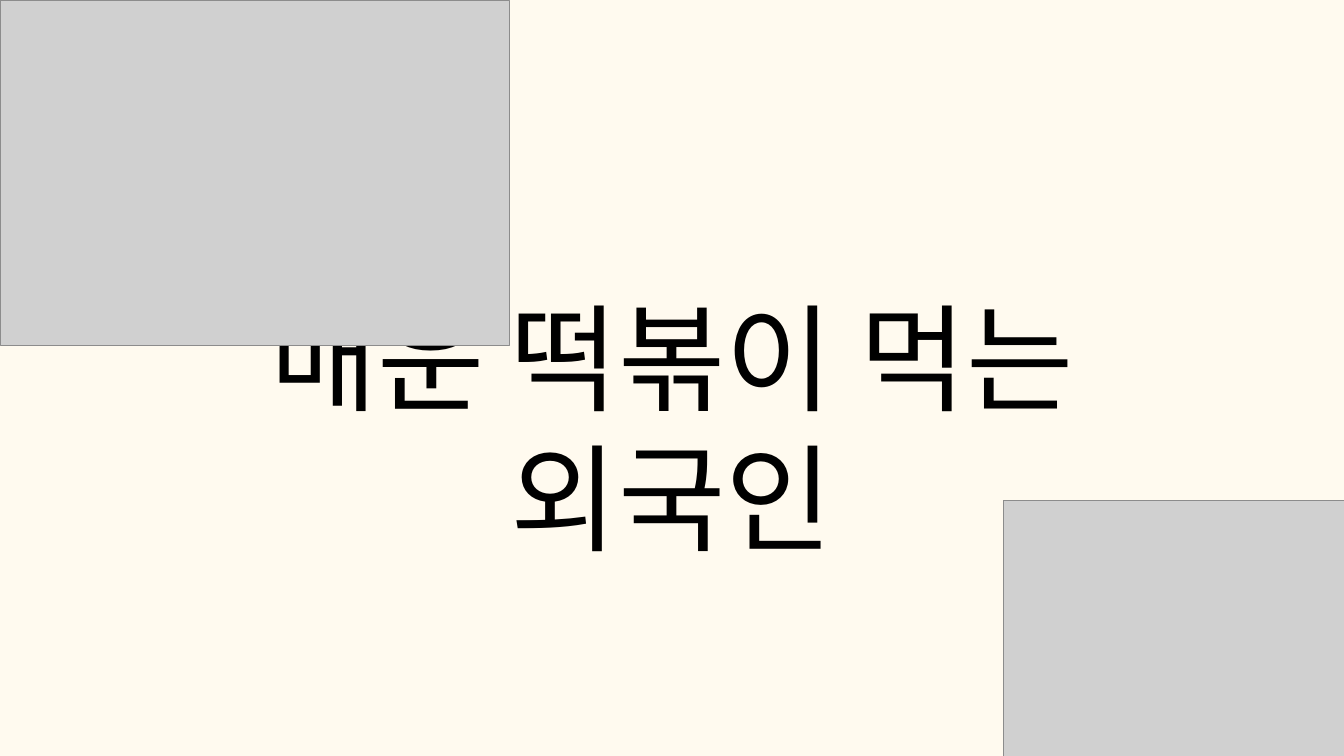
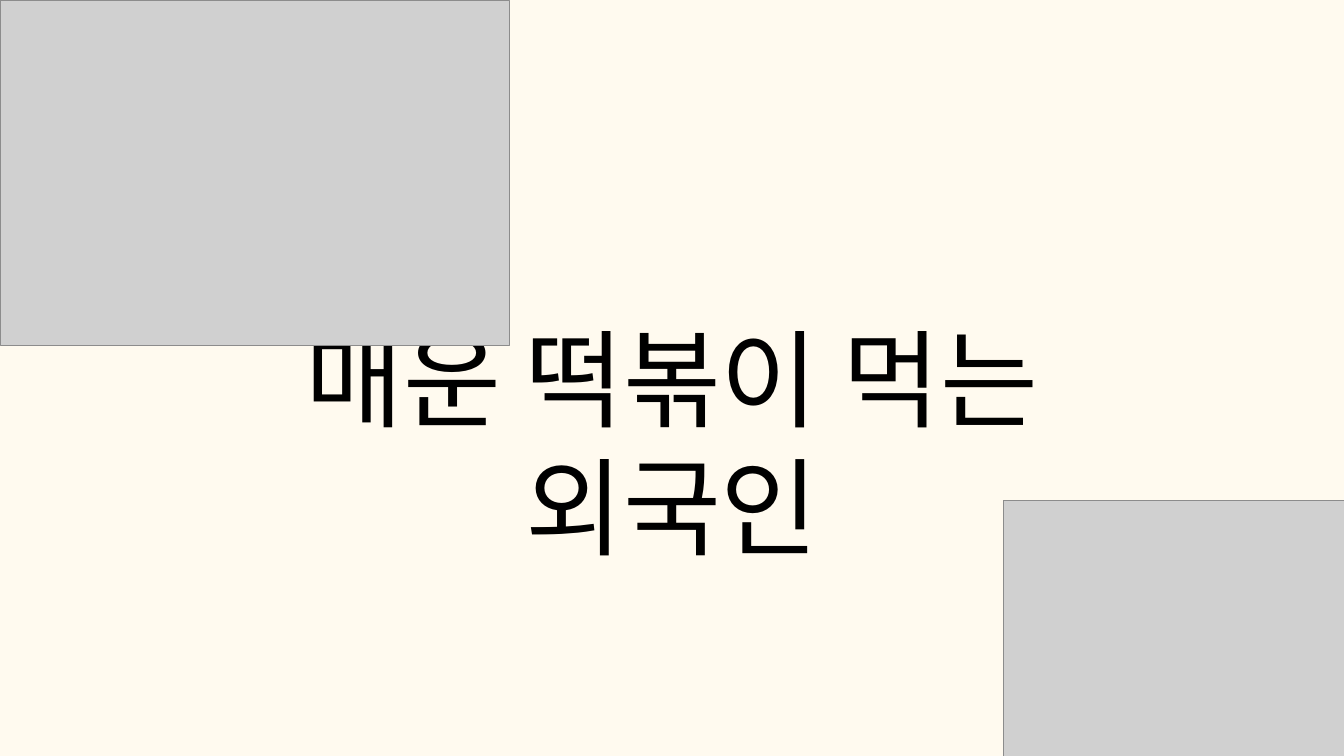
Before and after one commit to tkdgns25300/sunday_play, a slide deck: slide 22 of public/downloads/games/body-talk/rules.pptx. Drawn at 1344x756 pixels with LibreOffice and Linux fonts; fonts in the diff are those of the drawing; grey boxes stand for pictures. Boxes give left, top, right and bottom in pixels: in the first picture for what was removed or moved away, otherwise in the second. Text is boxed around its words. In the diff, an @@ line names an element or a change of style, - is before the commit and + after.

```diff
--- a/public/downloads/games/body-talk/rules.pptx
+++ b/public/downloads/games/body-talk/rules.pptx
@@ text "매운 떡볶이 먹는 외국인": place and size @@
-text "매운 떡볶이 먹는 외국인" at [270, 305, 1074, 552]
+text "매운 떡볶이 먹는 외국인" at [306, 312, 1039, 556]
@@ text "매운 떡볶이 먹는 외국인" at [306, 312, 1039, 556]: size 125 to 114 pt, font Roboto to Noto Sans CJK KR; line spacing 150pt to 136.8pt @@
```
Also in this commit, not shown: 32 other slides changed, 3 other files.
